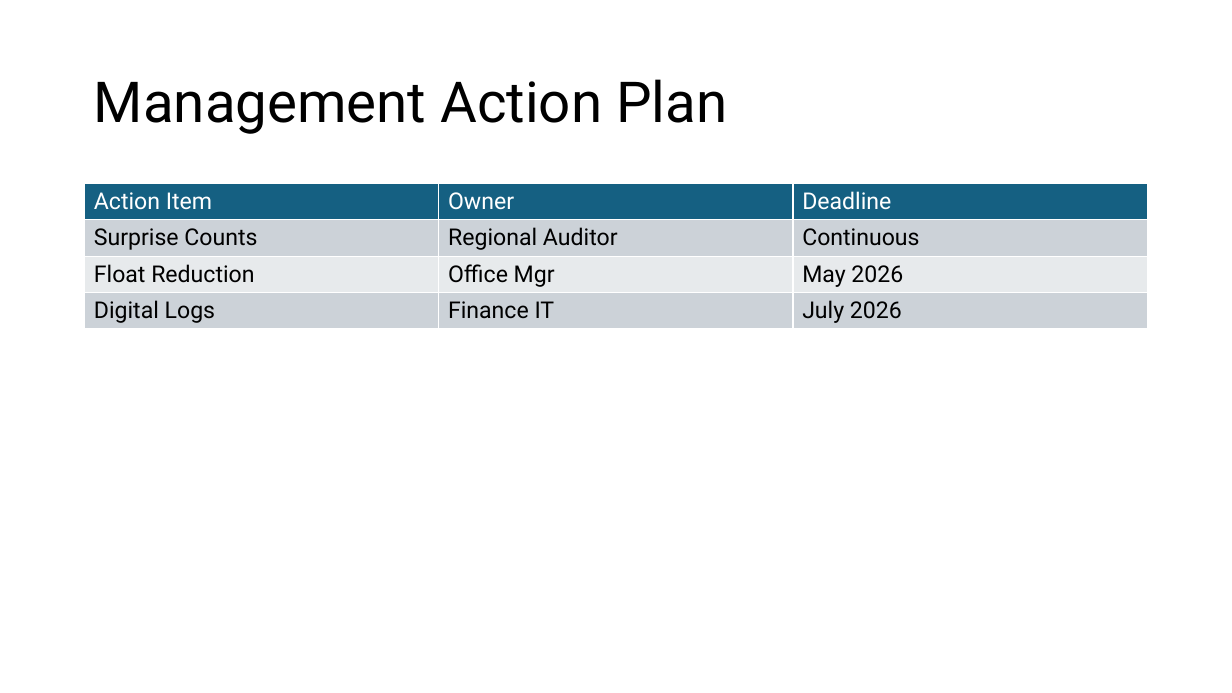
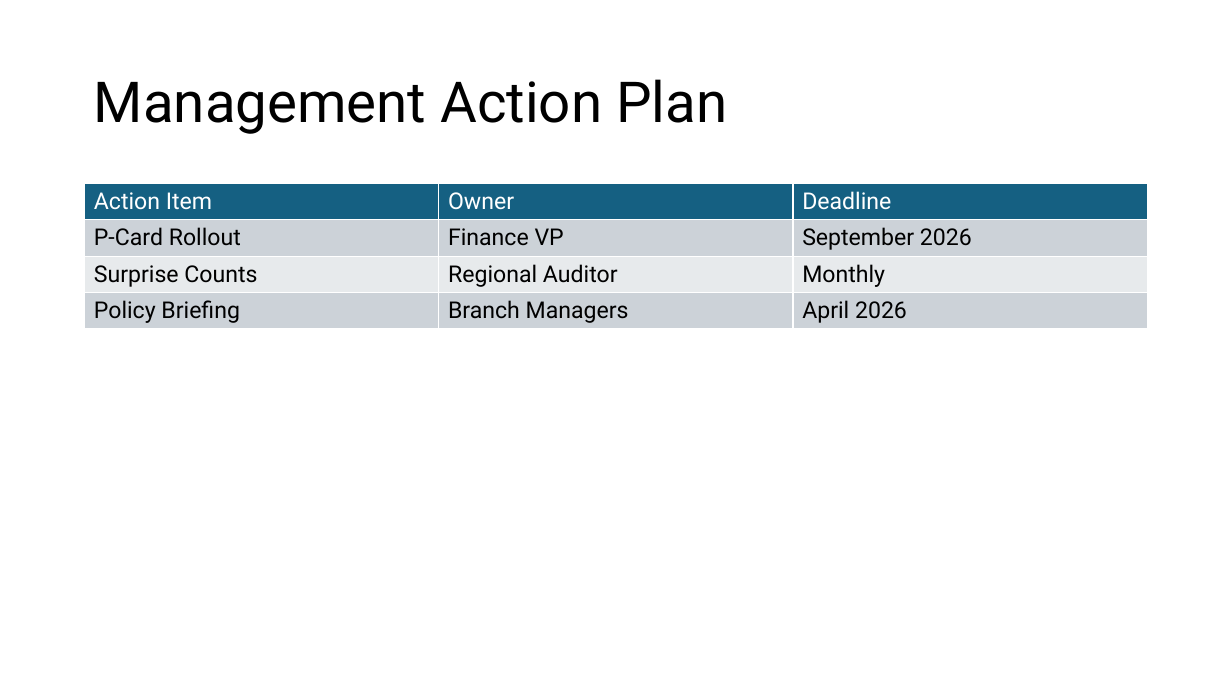
Before and after one commit to DenzDy/ia-report-bot-tools, a slide deck: slide 6 of generated_pptx/IA_Report_Petty_Cash_Controls.pptx. Drawn at 1232x693 pixels with LibreOffice and Linux fonts; fonts in the diff are those of the drawing. Boxes give left, top, right and bottom in pixels: in the first picture for what was removed or moved away, otherwise in the second. Text is boxed around its words. In the diff, an @@ line names an element or a change of style, - is before the commit and + after.

```diff
--- a/generated_pptx/IA_Report_Petty_Cash_Controls.pptx
+++ b/generated_pptx/IA_Report_Petty_Cash_Controls.pptx
@@ table at (85, 184, 1147, 623) @@
-row 2: Surprise Counts | Regional Auditor | Continuous
+row 2: P-Card Rollout | Finance VP | September 2026
-row 3: Float Reduction | Office Mgr | May 2026
+row 3: Surprise Counts | Regional Auditor | Monthly
-row 4: Digital Logs | Finance IT | July 2026
+row 4: Policy Briefing | Branch Managers | April 2026
```
Also in this commit, not shown: 4 other slides changed, 1 slide added, 1 slide removed, 41 other files.
